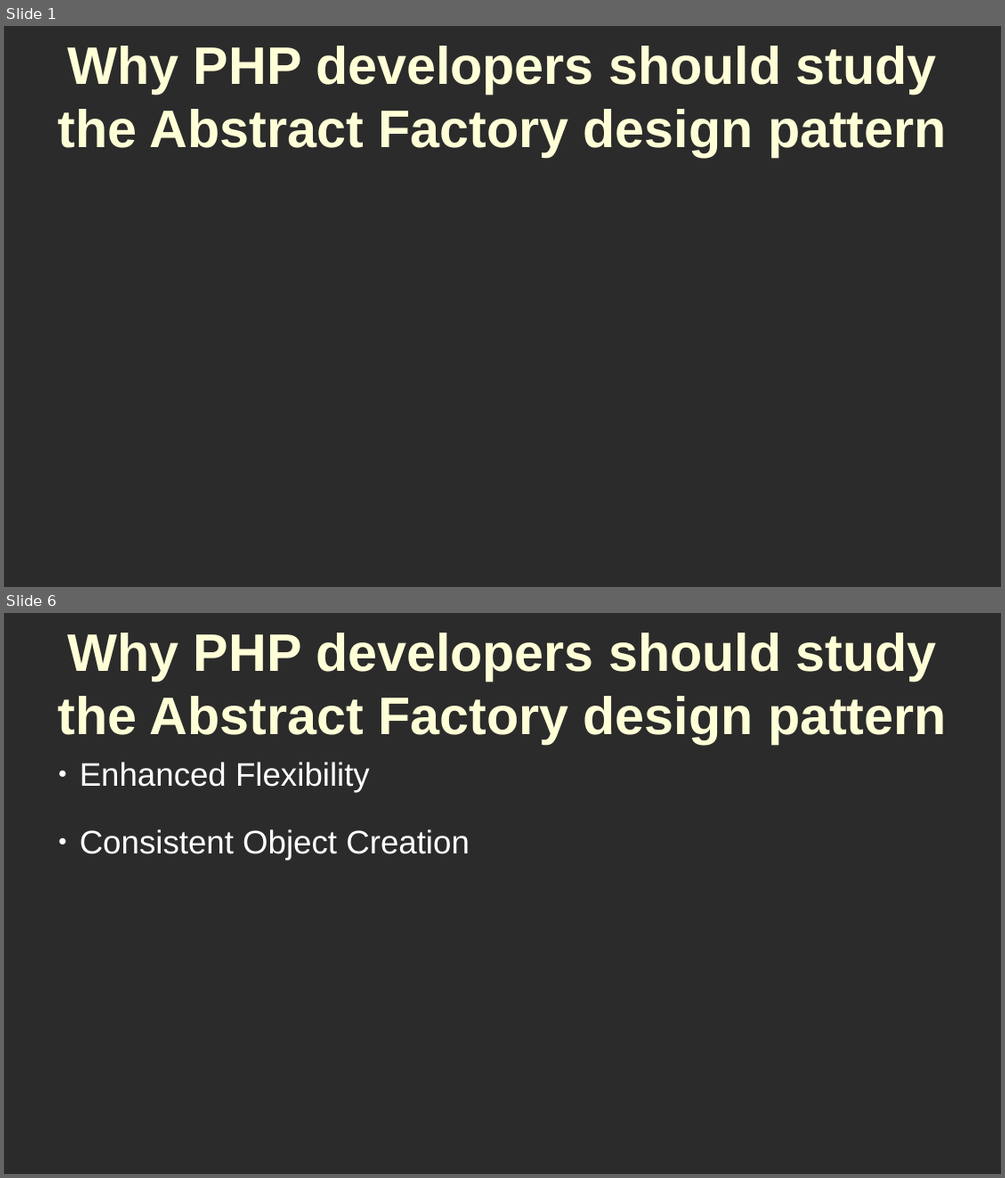
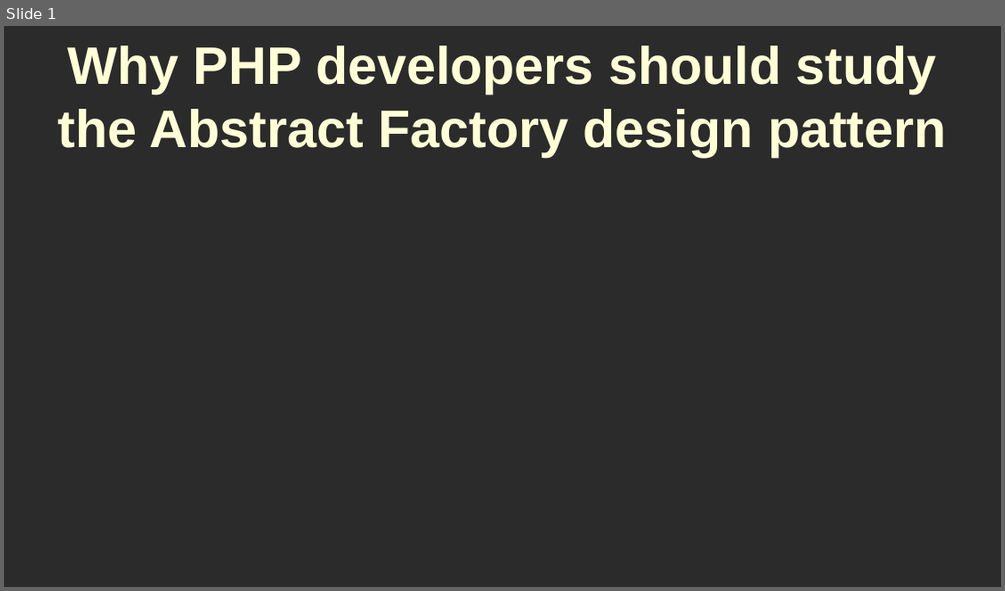
Before and after one commit to RayAndrade/PHPstudy, a slide deck: Creational/AbstractFactory/intro/why.odp. Shown one above the other, each under a label of ours: slides 1 and 6 before the commit, slide 1 after it; the slides between them are not shown. The pictures are 1005x1178 and 1005x591 pixels, drawn with LibreOffice and Linux fonts; fonts in the diff are those of the drawing; background and template pictures are left out; a plain dark background stands for a picture behind light text. Boxes give left, top, right and bottom in pixels: in the first picture for what was removed or moved away, otherwise in the second. Text is boxed around its words. In the diff, an @@ line names an element or a change of style, - is before the commit and + after.

```diff
--- a/Creational/AbstractFactory/intro/why.odp
+++ b/Creational/AbstractFactory/intro/why.odp
@@ slide 6 removed at <box>4,613,1001,1174</box>, background picture (left out) @@
@@ title removed at <box>58,633,947,744</box> @@
-Why PHP developers should study the Abstract Factory design pattern
@@ text removed at <box>80,762,469,860</box> @@
-● Enhanced Flexibility
-● Consistent Object Creation
```
Also in this commit, not shown: 14 other slides removed.
